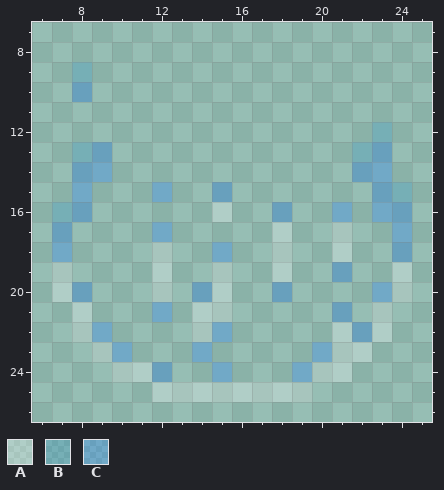
Edited in one commit: pixel-art sprite (img/blue_fire6.png). The picture above is the old version.
The file is 64x64 pixels, drawn in blocks of 2x2; one block is one cell here. Shown: x 6..25, y 7..26.
Palette (. is transparent): A #ffffff3f  B #1682bc3f  C #006aff3f
Pixels before, first column x 7:
 9 .B................
10 .C................
11 ..................
12 ................B.
13 .BC............BC.
14 .CC............CC.
15 .C...C..C.......CB
16 BC......A..C..C.CC
17 C....C.....A..A..C
18 C....A..C..A..A..C
19 A....A..A..A..C..A
20 AC...A.CA..C....CA
21 .A...C.AA.....C.A.
22 .AC....AC.....ACA.
23 ..AC...C.....CAA..
24 ...AAC..C...CAA...
25 .....AAAAAAAA.....
New version:
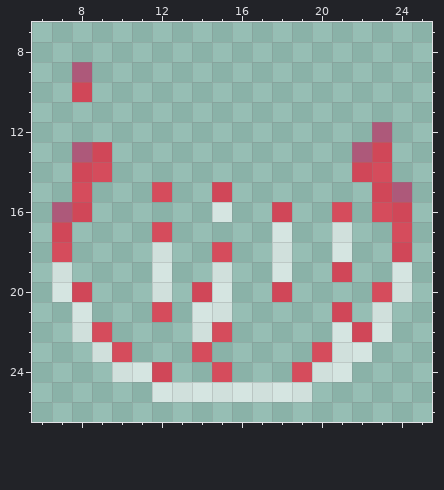
Change:
colour A: #ffffff3f -> #ffffff99
colour B: #1682bc3f -> #bc165399
colour C: #006aff3f -> #ff002299
Changed places in both pictures, as pixel boxes (x1, y1, x2, y2):
changed: (52, 62, 412, 402)
